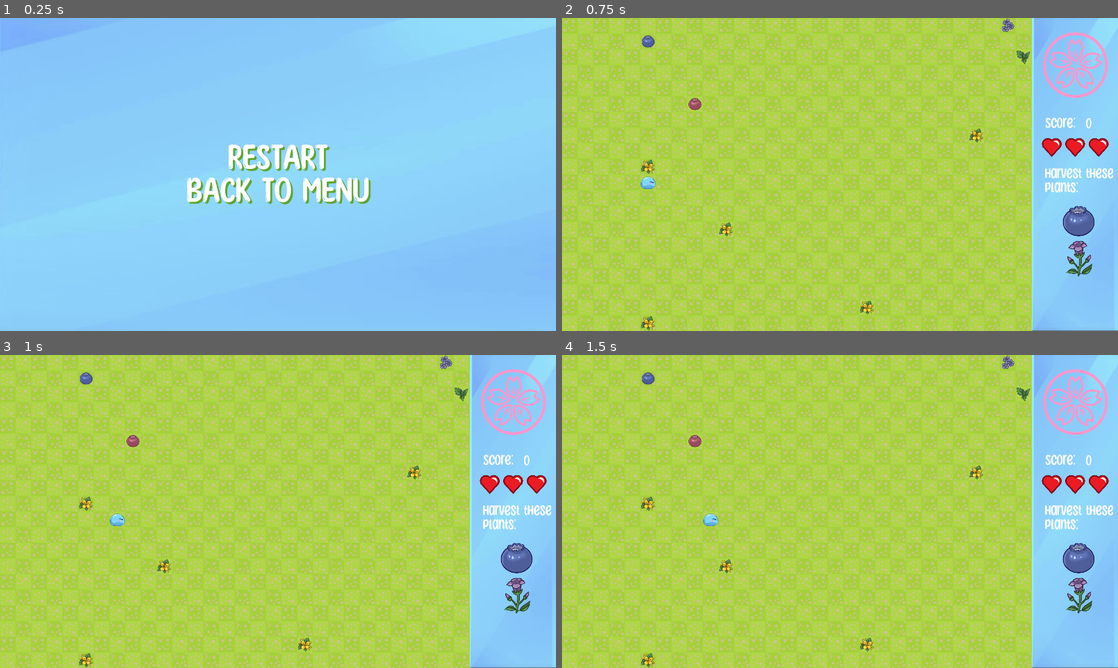
Above: before the commit, frames 1-4 (two rows, left to right).
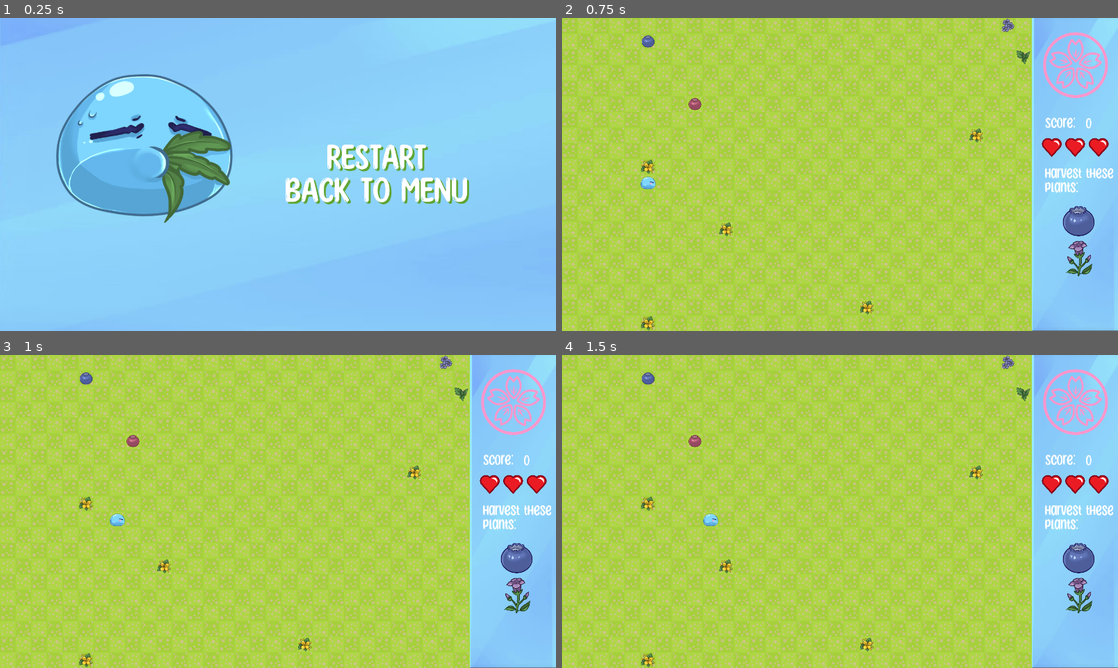
Above: after the commit, the same moments.

Repository: JennyTieu/SlimeArmy
Game: Godot game, scene res://FinalScore/FinalScore.tscn
Two runs of this game, one before a commit and one after it. Both use one fixed random seed, a clock stepped at 60 frames per second and the inputs below. This scene is started directly instead of the project's main scene.
Inputs:
- Up to frame 1 (0.25 s): no input
- Up to frame 2 (0.75 s): click "Restart" at 0.5 s
- Up to frame 3 (1 s): no input
- Up to frame 4 (1.5 s): hold Right (ui_right) from 1.28 s (still down)

The runs differ from the first frame. In frame 1, 12% of the frame differs, in the area x 10-85%, y 18-66%; in frame 2, nothing differs; in frame 3, nothing differs; in frame 4, nothing differs.

Commit message:
Update FinalScore.tscn

Diff:
--- a/SlimeArmy/FinalScore/FinalScore.tscn
+++ b/SlimeArmy/FinalScore/FinalScore.tscn
@@ -6,6 +6,7 @@
 [ext_resource path="res://Sounds/button.wav" type="AudioStream" id=4]
 [ext_resource path="res://Sounds/score.wav" type="AudioStream" id=5]
 [ext_resource path="res://Graphics/sidebar.jpg" type="Texture" id=6]
+[ext_resource path="res://Graphics/EndSprite.png" type="Texture" id=7]
 
 [sub_resource type="DynamicFont" id=1]
 size = 100
@@ -17,10 +18,14 @@
 script = ExtResource( 1 )
 
 [node name="FinalScore" type="VBoxContainer" parent="Node"]
-margin_left = 120.0
-margin_top = 80.0
-margin_right = 1302.0
-margin_bottom = 720.0
+anchor_left = 0.5
+anchor_top = 0.5
+anchor_right = 0.5
+anchor_bottom = 0.5
+margin_left = -591.0
+margin_top = -334.0
+margin_right = 591.0
+margin_bottom = 334.0
 __meta__ = {
 "_edit_use_anchors_": false
 }
@@ -42,20 +47,29 @@
 
 [node name="CenterRow" type="HBoxContainer" parent="Node/FinalScore"]
 margin_right = 1182.0
-margin_bottom = 640.0
+margin_bottom = 668.0
 size_flags_vertical = 3
 
+[node name="TextureRect" type="TextureRect" parent="Node/FinalScore/CenterRow"]
+margin_right = 500.0
+margin_bottom = 668.0
+texture = ExtResource( 7 )
+__meta__ = {
+"_edit_use_anchors_": false
+}
+
 [node name="Buttons" type="VBoxContainer" parent="Node/FinalScore/CenterRow"]
+margin_left = 504.0
 margin_right = 1182.0
-margin_bottom = 640.0
+margin_bottom = 668.0
 size_flags_horizontal = 3
 size_flags_vertical = 3
 alignment = 1
 
 [node name="Restart" type="Button" parent="Node/FinalScore/CenterRow/Buttons"]
-margin_top = 238.0
-margin_right = 1182.0
-margin_bottom = 318.0
+margin_top = 252.0
+margin_right = 678.0
+margin_bottom = 332.0
 rect_min_size = Vector2( 360, 80 )
 flat = true
 
@@ -74,9 +88,9 @@
 }
 
 [node name="Menu" type="Button" parent="Node/FinalScore/CenterRow/Buttons"]
-margin_top = 322.0
-margin_right = 1182.0
-margin_bottom = 402.0
+margin_top = 336.0
+margin_right = 678.0
+margin_bottom = 416.0
 rect_min_size = Vector2( 360, 80 )
 flat = true
 
Not shown: 1 places in SlimeArmy/FinalScore/FinalScore.tscn that only renumber resources
